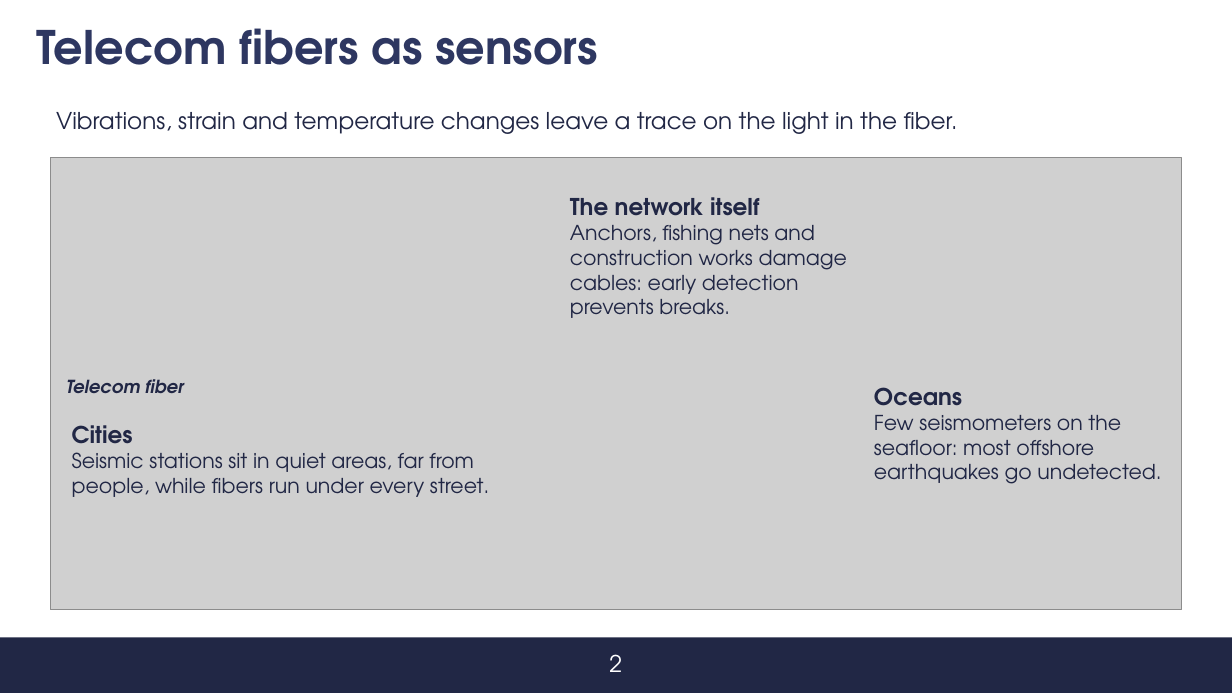
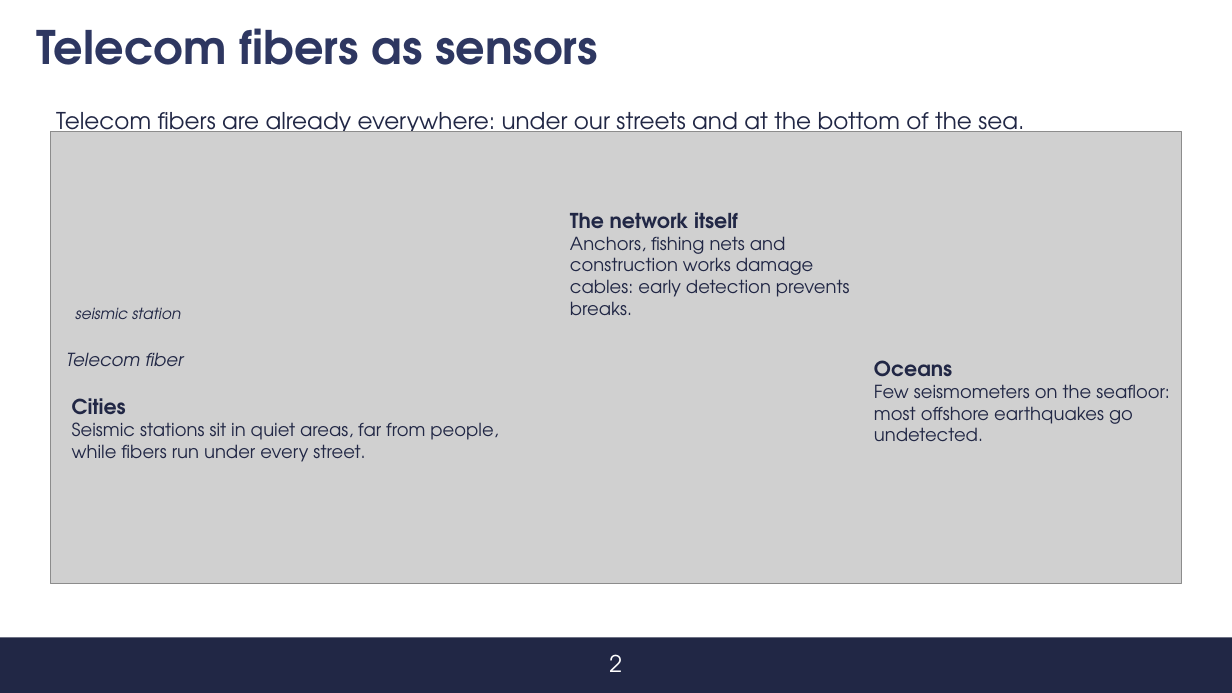
Before and after one commit to s347960/Presentazione, a slide deck: slide 2 of Discussione [Salvato automaticamente].pptx. Drawn at 1232x693 pixels with LibreOffice and Linux fonts; fonts in the diff are those of the drawing; grey boxes stand for pictures; background and template pictures are left out. Boxes give left, top, right and bottom in pixels: in the first picture for what was removed or moved away, otherwise in the second. Text is boxed around its words. In the diff, an @@ line names an element or a change of style, - is before the commit and + after.

Commit message:
oh

```diff
--- a/Discussione [Salvato automaticamente].pptx
+++ b/Discussione [Salvato automaticamente].pptx
@@ text at [56,112,1024,140]: text changed @@
-Vibrations, strain and temperature changes leave a trace on the light in the fiber.
+Telecom fibers are already everywhere: under our streets and at the bottom of the sea.
@@ 3 texts, 1 picture: place and size @@
-3 texts, 1 picture at [51,158,1182,611]
+3 texts, 1 picture at [51,131,1182,584]
@@ text "The network itself": place and size @@
-text "The network itself" at [570,197,847,318]
+text "The network itself" at [570,212,850,315]
@@ text "The network itself" at [570,212,850,315]: size 18 to 16 pt in "The network itself"; size 16 to 14 pt in "Anchors, fishing nets and construction works damage ..." @@
@@ text added at [75,307,181,319], 12 pt, text #212745, italic @@
+seismic station
@@ text "Telecom fiber" at [66,352,183,366]: bold off @@
@@ text "Oceans" at [874,360,1169,441]: size 18 to 16 pt in "Oceans"; size 16 to 14 pt @@
@@ text "Cities" at [72,398,498,462]: size 18 to 16 pt in "Cities"; size 16 to 14 pt @@
```
